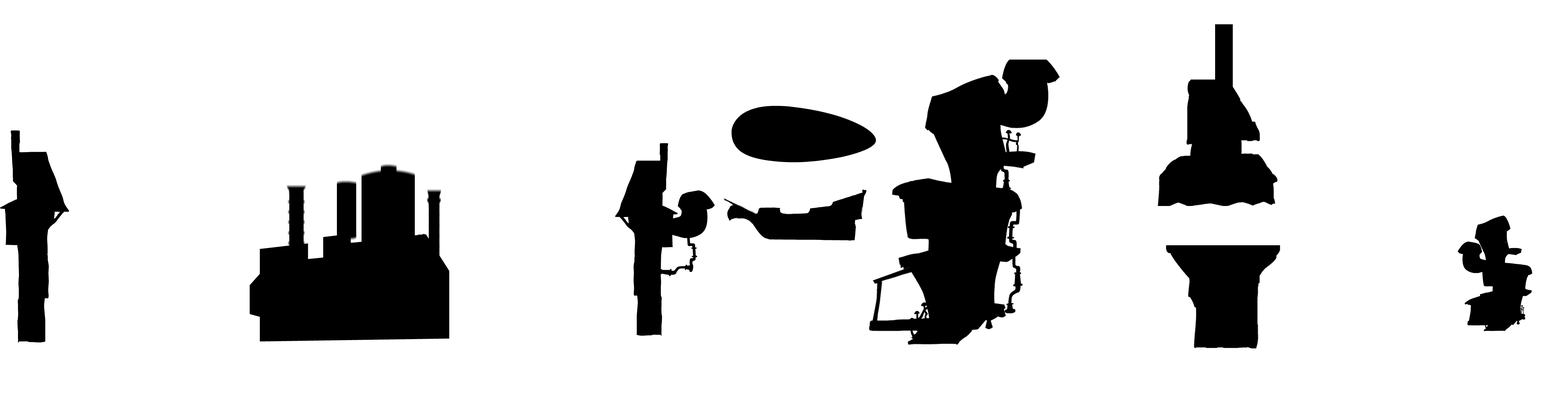
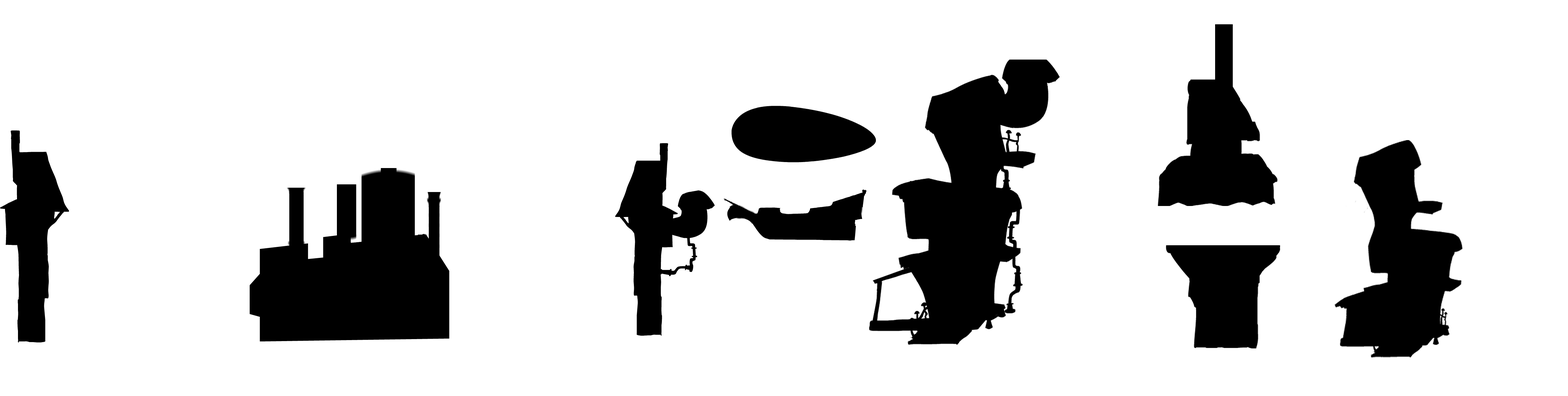
Revision of a layered 1568×396 image; what changed, layer by layer:
painted on "Слой 0" over [286, 140, 1533, 358]
